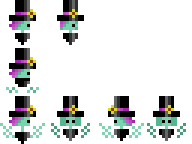
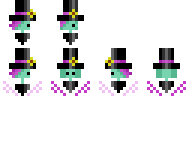
Layers edited between the first and the second 192 × 144 image:
painted on "fly" over [0, 81, 186, 138]
removed layer "jump" over [6, 87, 39, 93]
painted on "pink+" over [12, 60, 171, 126]
painted on "green+" over [18, 69, 171, 132]
painted on "black+" over [24, 48, 171, 141]
painted on "guy" over [9, 48, 180, 144]
